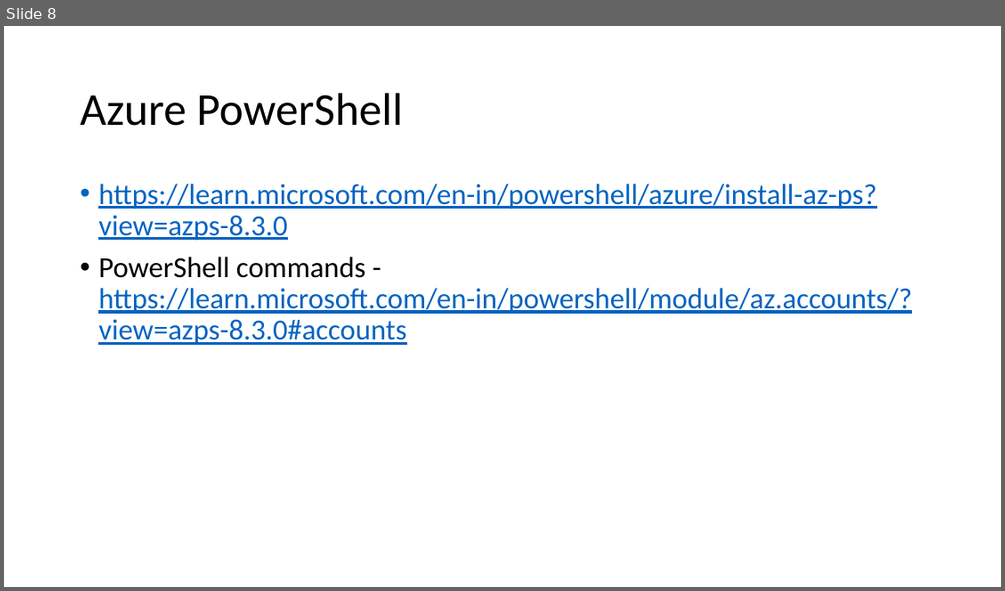
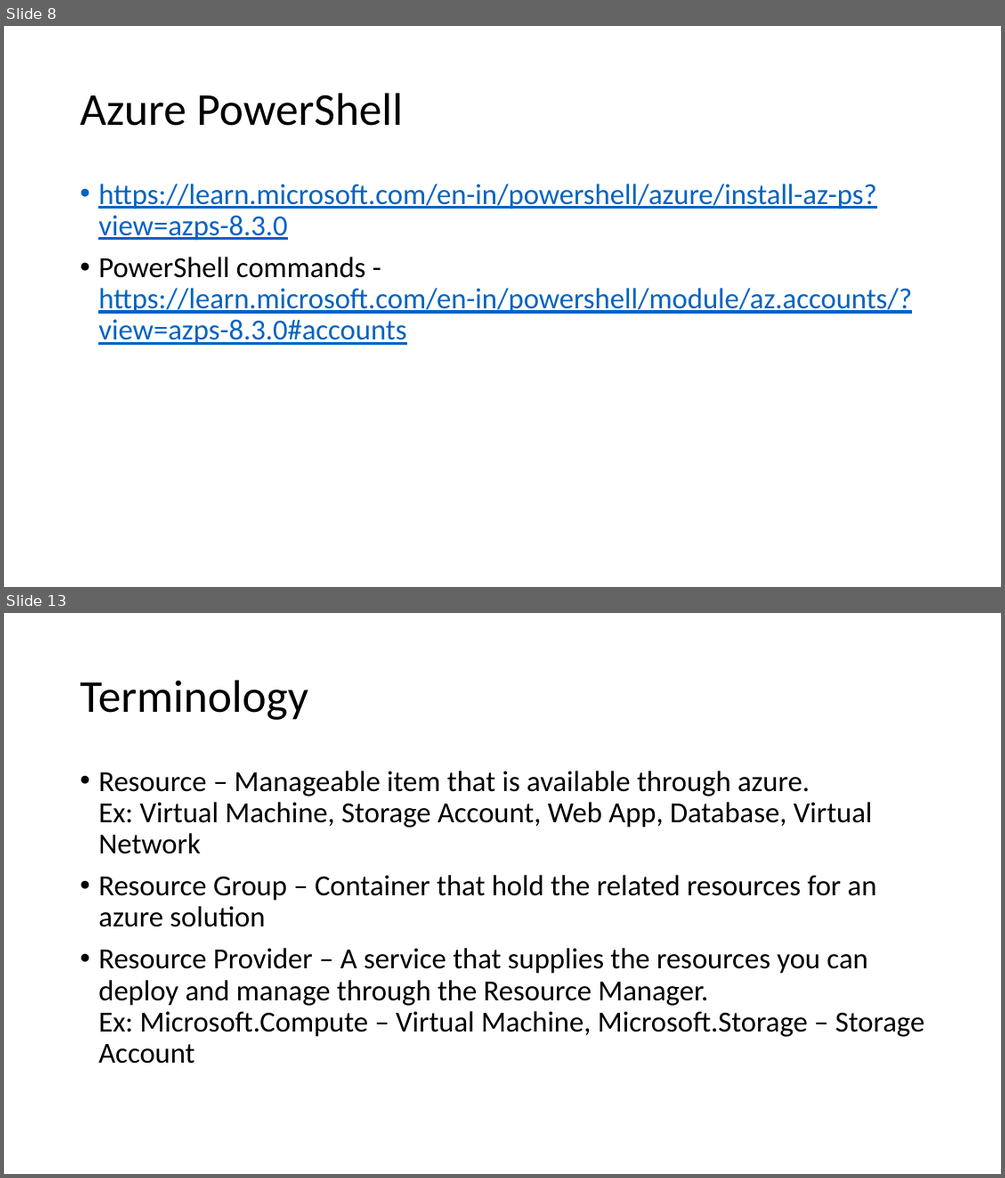
Before and after one commit to ayushrathi15/03June-AZ104, a slide deck: Azure Administration.pptx. Shown one above the other, each under a label of ours: slide 8 before the commit, slides 8 and 13 after it; the slides between them are not shown. The pictures are 1005x591 and 1005x1178 pixels, drawn with LibreOffice and Linux fonts; fonts in the diff are those of the drawing. Boxes give left, top, right and bottom in pixels: in the first picture for what was removed or moved away, otherwise in the second. Text is boxed around its words. In the diff, an @@ line names an element or a change of style, - is before the commit and + after.

Commit message:
Day 1

```diff
--- a/Azure Administration.pptx
+++ b/Azure Administration.pptx
@@ slide 13 added at box(4, 613, 1001, 1174), background #FFFFFF @@
@@ title added at box(80, 680, 308, 720), 44 pt, text #000000 @@
+Terminology
@@ text added at box(98, 771, 924, 1063), 28 pt, text #000000 @@
+• Resource – Manageable item that is available through azure.
+  Ex: Virtual Machine, Storage Account, Web App, Database, Virtual Network
+• Resource Group – Container that hold the related resources for an azure solution
+• Resource Provider – A service that supplies the resources you can deploy and manage through the Resource Manager.
+  Ex: Microsoft.Compute – Virtual Machine, Microsoft.Storage – Storage Account
```
Also in this commit, not shown: 11 other slides added.
